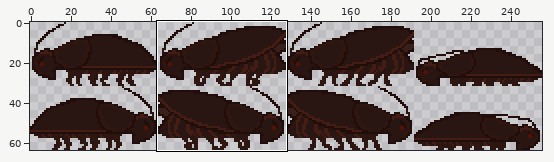
One commit to this sprite sheet: games/BelowTheSurface/Resources/images/Roach.png. Above: a wide view before the commit, with the close-up outlined.
Close-up. Before:
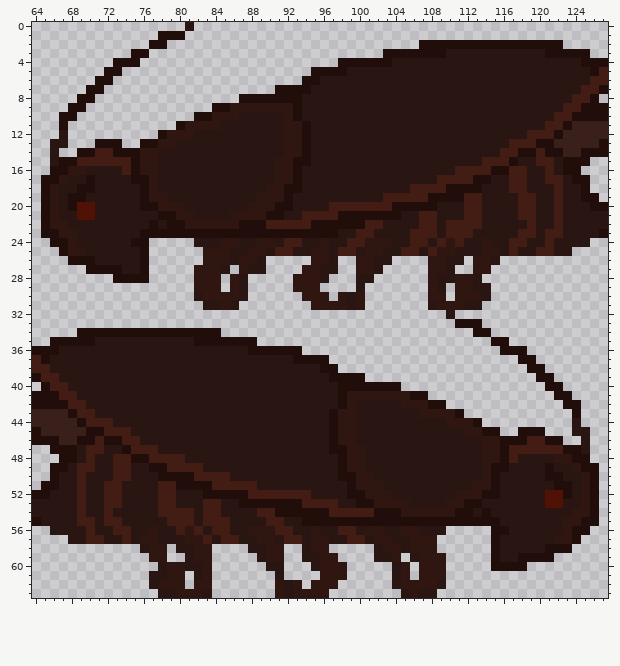
The file is 256x64 pixels. Colours within 5 levels of each other are drawn and written as one. Shown: x 64..127, y 0..63. The commit also changed other parts of the picture, which this record leaves out.
Now the later version:
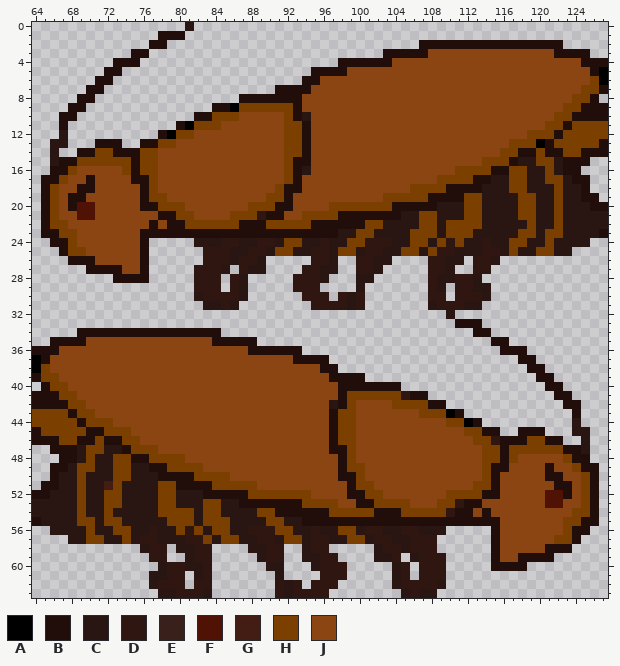
Palette (. is transparent): A #000000  B #210e0a  C #291511  D #301610  E #39201b  F #501205  G #431c14  H #7b3f00  J #8b4513
Changes in this commit:
Changed rows in their new state; - is an unchanged pixel.
first column x 66:
 3 ------------------------------------------JJJJJJJJJJJJJJ------
 4 --------------------------------------JJJJJJJJJJJJJJJJJJJJJ---
 5 ---------------------------------JJJJJJJJJJJJJJJJJJJJJJJJJJJ-A
 6 ------------------------------JJJJJJJJJJJJJJJJJJJJJJJJJJJJJJHA
 7 -----------------------------JJJJJJJJJJJJJJJJJJJJJJJJJJJJJJHH-
 8 ----------------------------JJJJJJJJJJJJJJJJJJJJJJJJJJJJJJHH--
 9 --------------------AHHHHHH-JJJJJJJJJJJJJJJJJJJJJJJJJJJJJHH---
10 ------------------HHHJJJJJH--JJJJJJJJJJJJJJJJJJJJJJJJJJJHH----
11 ---------------AHHHJJJJJJJHH-JJJJJJJJJJJJJJJJJJJJJJJJJJHH-HHHH
12 -------------AHHJJJJJJJJJJHH-JJJJJJJJJJJJJJJJJJJJJJJJHHH-HHHHH
13 ------------HHJJJJJJJJJJJJHH-JJJJJJJJJJJJJJJJJJJJJJHHHA-HHHHH-
14 -----HH---HHJJJJJJJJJJJJJJHH-JJJJJJJJJJJJJJJJJJJJJHH--H--HH---
15 ---HHHHHH-HHJJJJJJJJJJJJJJH--JJJJJJJJJJJJJJJJJJJHHH---HH------
16 --HJJJJJH-HHJJJJJJJJJJJJJJH--JJJJJJJJJJJJJJJJHHHH--HH--H------
17 -HJJ-JJJJ--HJJJJJJJJJJJJJJH-JJJJJJJJJJJJJJJHHHH----HH--HH-----
18 HJJ--JJJJJ-HJJJJJJJJJJJJJH--JJJJJJJJJJJJHHHH-------HH---H-----
19 HJ--JJJJJJ-HHJJJJJJJJJJJHH-JJJJJJJJJJHHHHH----HH----HH--H-----
20 HJ---JJJJJ--HHHJJJJJJJHHH--JJJJHHHHHHH--------HH----HH--H-----
21 HJJ--JJJJJJJ--HHJJJJHHH---JJHHHH---------HH---HH----HH--H-----
22 HHJJJJJJJJJ-J--HHHHHH---HHHHH------HH----HH-HHHH-----H--H-----
23 -HHJJJJJJJ------------------------HH----HHH-HHH-----HH-HH-----
24 --HJJJJJJJ----------------HH-----HH-----HH-H-H-----HH--H------
25 --HHJJJJJJ---------------HH-----HH-----HH-H--------H--HH------
26 -----JJJJJ----------------------------------------------------
27 --------JJ----------------------------------------------------
first column x 64:
35 ------JJJJJJJJJJJJJJ------------------------------------------
36 ---JJJJJJJJJJJJJJJJJJJJJ--------------------------------------
37 A-JJJJJJJJJJJJJJJJJJJJJJJJJJJ---------------------------------
38 AHJJJJJJJJJJJJJJJJJJJJJJJJJJJJJJ------------------------------
39 -HHJJJJJJJJJJJJJJJJJJJJJJJJJJJJJJ-----------------------------
40 --HHJJJJJJJJJJJJJJJJJJJJJJJJJJJJJJ----------------------------
41 ---HHJJJJJJJJJJJJJJJJJJJJJJJJJJJJJ-HHHHHH---------------------
42 ----HHJJJJJJJJJJJJJJJJJJJJJJJJJJJ--HJJJJHHHH------------------
43 HHHH-HHJJJJJJJJJJJJJJJJJJJJJJJJJJ-HHJJJJJJJHHHA---------------
44 HHHHH-HHHJJJJJJJJJJJJJJJJJJJJJJJJ-HHJJJJJJJJJJHHA-------------
45 -HHHHH--HHHJJJJJJJJJJJJJJJJJJJJJJ-HHJJJJJJJJJJJJHH------------
46 ---HH--H--HHJJJJJJJJJJJJJJJJJJJJJ-HHJJJJJJJJJJJJJHH----HH-----
47 ------HH---HHHJJJJJJJJJJJJJJJJJJJ--HJJJJJJJJJJJJJJHH-HHHHHH---
48 ------H--HH--HHHHJJJJJJJJJJJJJJJJJ-HJJJJJJJJJJJJJJHH-HJJJJJH--
49 -----HH--HH----HHHHJJJJJJJJJJJJJJJ-HHJJJJJJJJJJJJJH--JJJJ-JJH-
50 -----H---HH-------HHHHJJJJJJJJJJJJ--HJJJJJJJJJJJJJH-JJJJJ--JJH
51 -----H---H----HH----HHHHHJJJJJJJJJJ-HHJJJJJJJJJJJHH-JJJJJJ--JH
52 -----H--HH----HH--------HHHHHHHJJJJ--HHJJJJJJJHHHH--JJJJJ---JH
53 -----H--HH----HH---HH---------HHHHJJ--HHHHJJJHH---JJJJJJJ--JJH
54 -----H--H-----HHHH-HH----HH------HHHHH---HHHHH---J-JJJJJJJJJHH
55 -----HH-HH-----HHH-HHH----HH------------------------JJJJJJJHH-
56 ------H--HH-----H-H-HH-----HH-----HH----------------JJJJJJJH--
57 ------HH--H--------H-HH-----HH-----HH---------------JJJJJJHH--
58 ----------------------------------------------------JJJJJ-----
59 ----------------------------------------------------JJ--------
Changed places in both close-ups, as pixel boxes (x1, y1, x2, y2):
changed: (50, 49, 608, 274)
changed: (32, 337, 590, 562)
